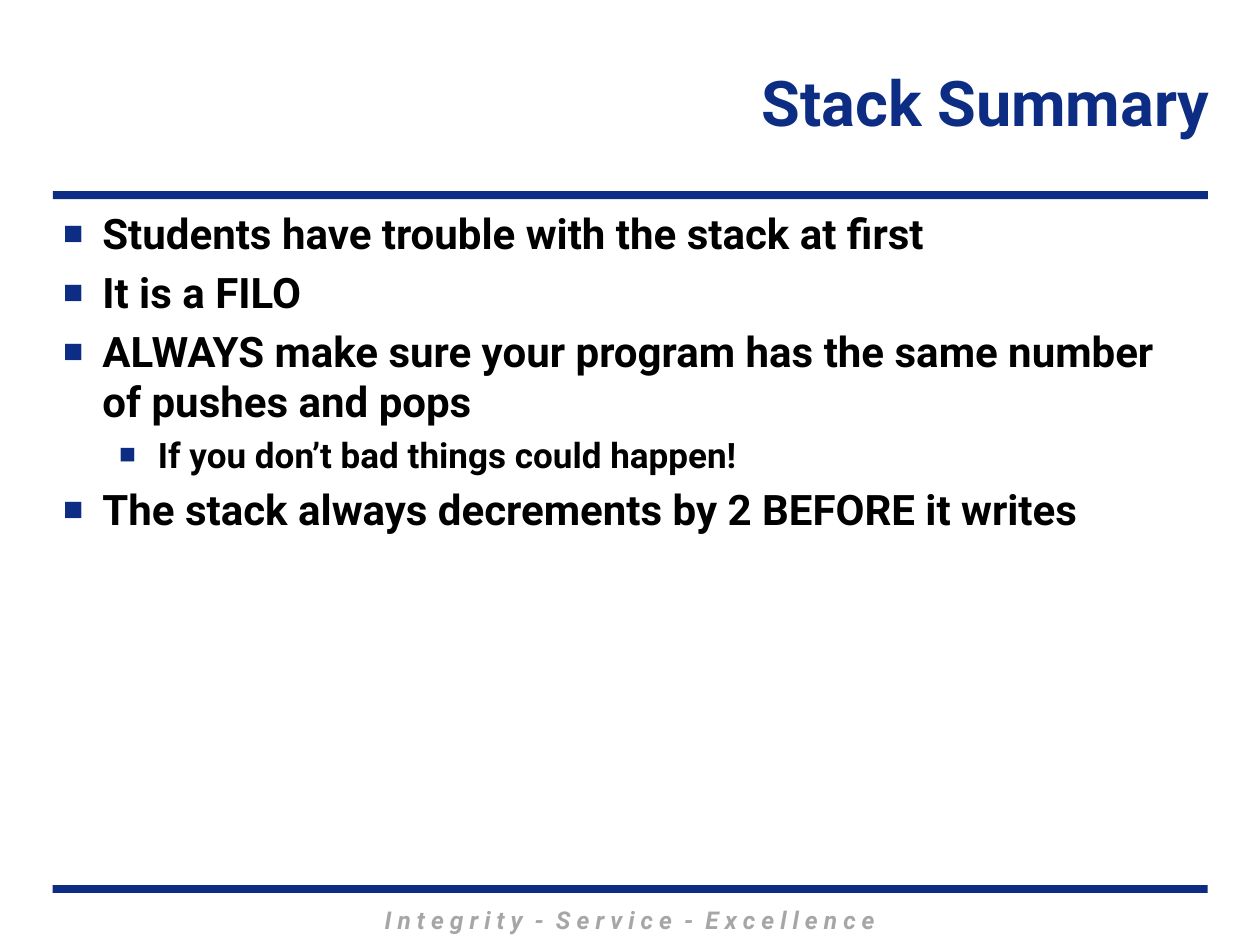
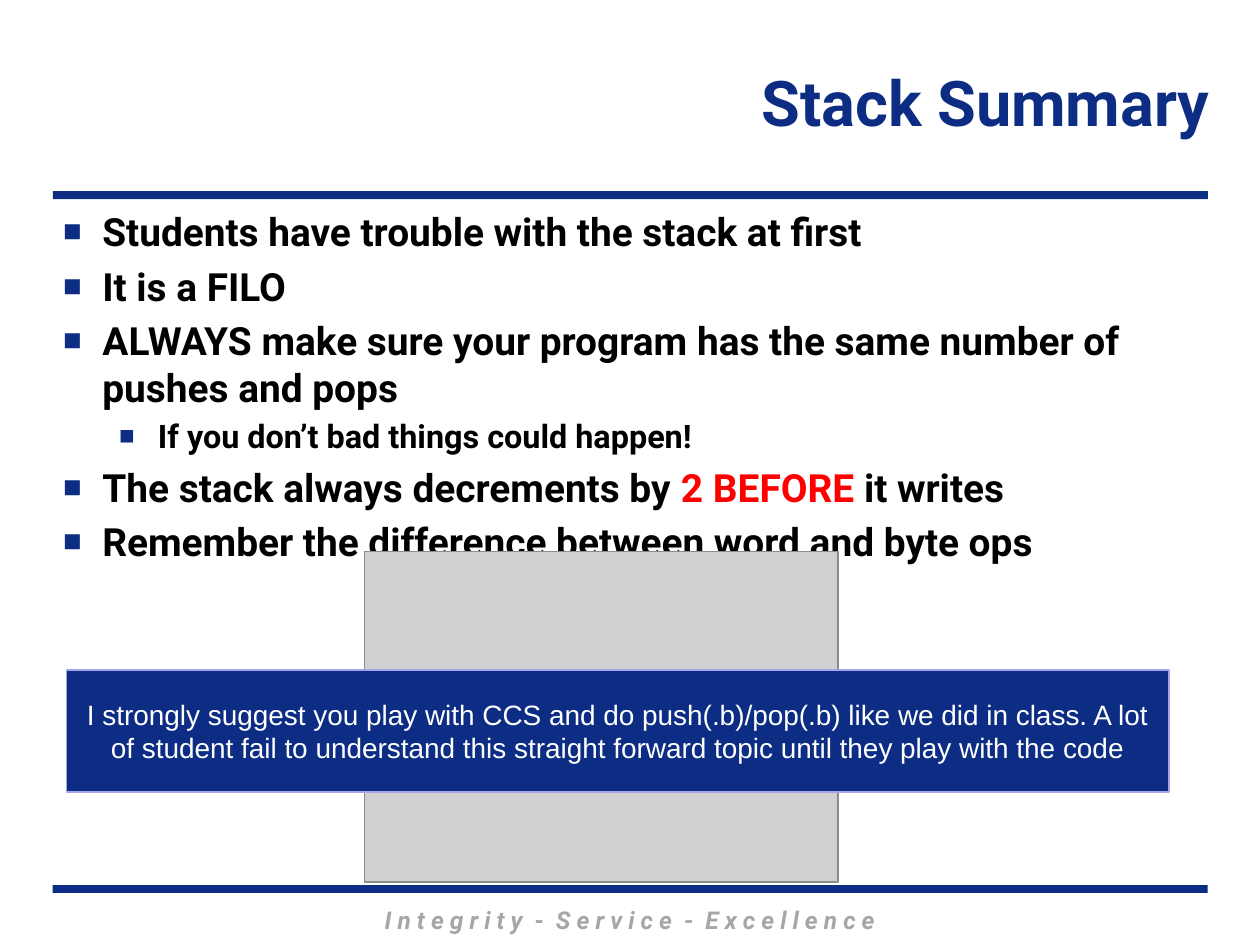
Before and after one commit to MarsUniversity/ECE382, a slide deck: slide 23 of source/lessons/lsn9-10/Lsn9-10.pptx (slide 24 before the commit). Drawn at 1260x945 pixels with LibreOffice and Linux fonts; fonts in the diff are those of the drawing; grey boxes stand for pictures; background and template pictures are left out. Boxes give left, top, right and bottom in pixels: in the first picture for what was removed or moved away, otherwise in the second. Text is boxed around its words. In the diff, an @@ line names an element or a change of style, - is before the commit and + after.

```diff
--- a/source/lessons/lsn9-10/Lsn9-10.pptx
+++ b/source/lessons/lsn9-10/Lsn9-10.pptx
@@ text at (x1=102, y1=216, x2=1119, y2=511): size 24 to 22.2 pt in "Students have trouble with the stack at ...", "It is a FILO", "ALWAYS make sure your program has the ...", "The stack always decrements by 2 BEFORE ..."; size 20 to 18.5 pt in "If you don’t bad things could happen!"; text colour #000000 to #FF0000 in "2 BEFORE" @@
@@ text at (x1=102, y1=521, x2=1033, y2=566): paragraph added @@
+■ Remember the difference between word and byte ops
@@ picture added at (x1=365, y1=552, x2=838, y2=882) @@
@@ rectangle added at (x1=67, y1=669, x2=1169, y2=791), fill #0C2D83, outline #A5A5E9 1 pt, 16 pt, text #FFFFFF @@
+I strongly suggest you play with CCS and do push(.b)/pop(.b) like we did in class. A lot of student fail to understand this straight forward topic until they play with the code
```
Also in this commit, not shown: 7 other slides changed, 1 slide removed, 1 other file.
